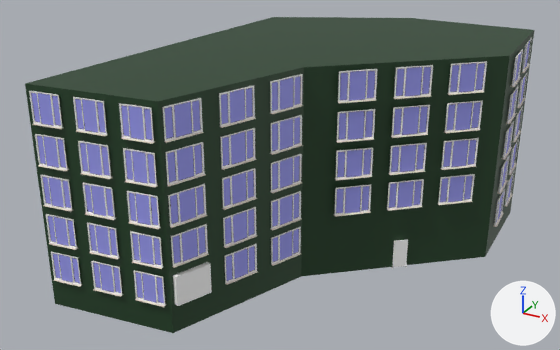
The FBX model Assets/Models/Saint Mary's Island/ArcadiumComplexIII.fbx: old version first, new version second.
Before and after are seen from a 50 mm lens placed at (21.7, -46.5, 28.4), pointed at (-2.2, -3.1, 6.6). Arrows for +X, +Y and +Z are at lower right; the lights stay in place. Where no turn or scale is listed for an object, it has been applied to the vertices.

In view in the first picture: 'ArcadiumComplexIII', 'CTRL_Hole', 'Window', 'Window.001', 'Window.005', 'Window.006'.
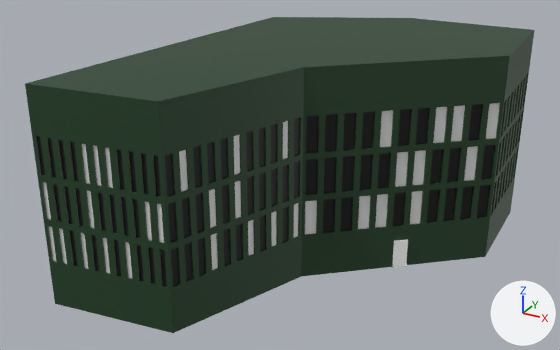
What differs and where, as boxes [x1, y1, x2, y2] in the pictures (560 x 350 px):
'Window', deleted
    before: [163, 74, 303, 306]
    faces in mat_glass (blue #9c9ef3): [165, 76, 300, 281]
    faces in mat_pvc (white #ffffff): [163, 74, 303, 294]
    faces in mat_marble (white #f3e7da): [164, 105, 303, 306]
    faces in mat_plastic (black #000000): [164, 76, 301, 281]
'Window.001', deleted
    before: [29, 91, 166, 307]
    faces in mat_glass_001 (blue #9c9ef3): [31, 93, 164, 303]
    faces in mat_pvc_001 (white #ffffff): [29, 91, 165, 306]
    faces in mat_marble_001 (white #f3e7da): [32, 124, 166, 307]
    faces in mat_plastic_001 (black #000000): [31, 93, 164, 303]
'Window.006', deleted
    before: [334, 61, 487, 217]
    faces in mat_glass_005 (blue #9c9ef3): [336, 63, 485, 213]
    faces in mat_pvc_005 (white #ffffff): [335, 61, 487, 215]
    faces in mat_plastic_005 (black #000000): [336, 63, 485, 213]
    faces in mat_marble_005 (white #f3e7da): [334, 91, 484, 217]
'Window.005', deleted
    before: [493, 37, 532, 227]
    faces in mat_pvc_004 (white #ffffff): [494, 37, 532, 226]
    faces in mat_glass_004 (blue #9c9ef3): [496, 41, 530, 220]
    faces in mat_marble_004 (white #f3e7da): [493, 64, 530, 227]
'CTRL_Hole', deleted
    before: [173, 262, 212, 306]
part 1 of me_vert_001, added
    after: [25, 17, 534, 333]

What changed in the scene script:
```text
Add mat_windowon:
    mat_windowon = principled_material('windowON')
    mat_windowon.base_color = (0.8, 0.8, 0.8)  # white #e7e7e7
Add mat_windowoff:
    mat_windowoff = principled_material('windowOFF')
    mat_windowoff.base_color = (0.0, 0.0, 0.0)  # black #000000
Change me_vert_001:
    used by ob_arcadiumcomplexiii; location = (0.0, 0.0, 7.67)
    remove me_vert_001.from_pydata(...)  # 14 vertices, 9 faces; spans x -12.1..11.0, y -15.7..12.3, z -7.5..7.5
    add me_vert_001.from_pydata(...)  # 2040 vertices, 1974 faces; spans x -12.1..11.0, y -15.7..12.3, z -7.5..7.5
    me_vert_001 part 1: 2026 vertices added at x -12.1..11.0, y -15.7..12.3, z -7.5..7.5
    add me_vert_001.materials.append(mat_windowon)  # white #e7e7e7
    add me_vert_001.materials.append(mat_windowoff)  # black #000000
Remove ob_window_005:
    ob_window_005 = bpy.data.objects.new('Window.005', me_window_012)
    ob_window_005.location = (11.09, 6.55, 2.18)
Remove ob_window_001:
    ob_window_001 = bpy.data.objects.new('Window.001', me_window_008)
    ob_window_001.location = (-10.71, -15.61, 2.2)
Remove ob_window_006:
    ob_window_006 = bpy.data.objects.new('Window.006', me_window_013)
    ob_window_006.location = (3.35, -2.94, 4.94)
Remove ob_ctrl_hole:
    ob_ctrl_hole = bpy.data.objects.new('CTRL_Hole', me_ctrl_hole)
    ob_ctrl_hole.location = (-2.73, -13.22, 2.2)
Remove ob_window:
    ob_window = bpy.data.objects.new('Window', me_window_007)
    ob_window.location = (-2.73, -13.22, 2.2)
```
